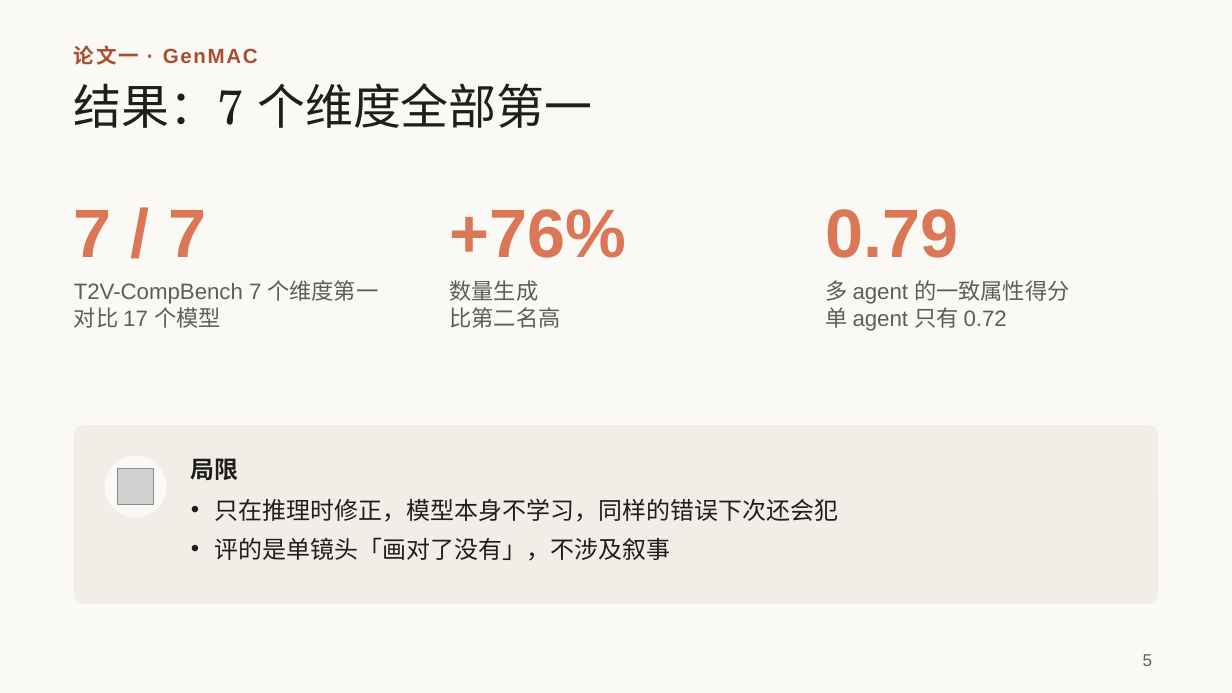
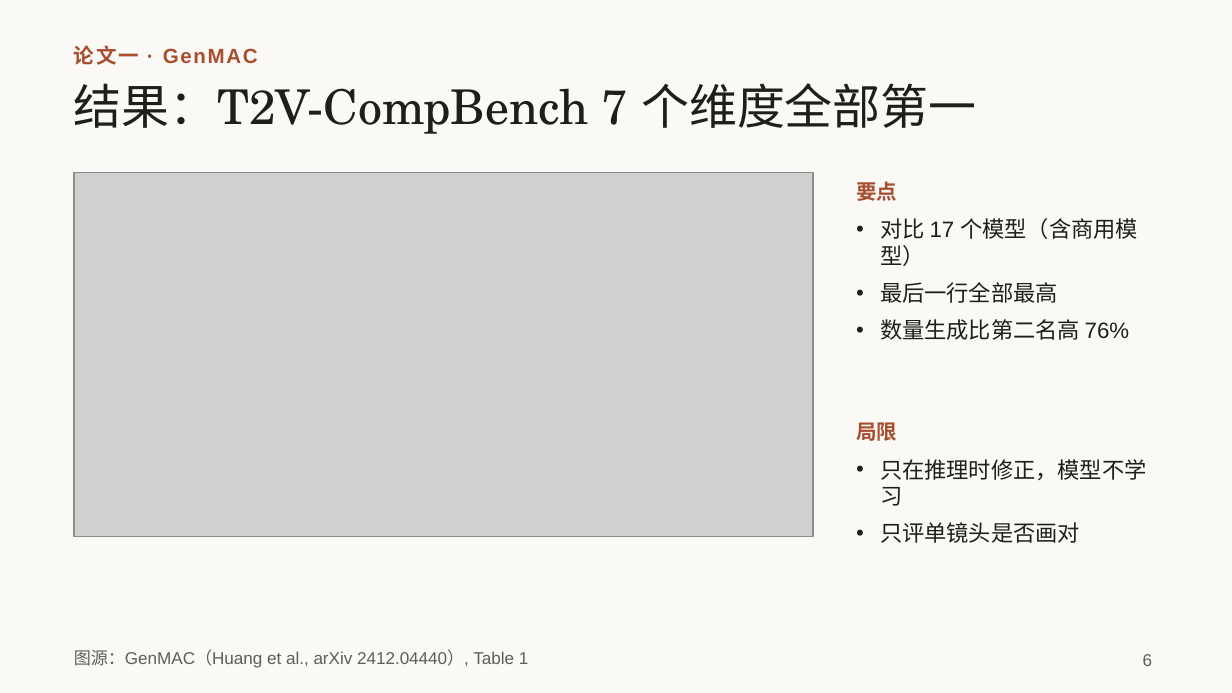
Before and after one commit to irving-2222/ICML, a slide deck: slide 6 of talk/研究分享_从多智能体协作到自进化.pptx (slide 5 before the commit). Drawn at 1232x693 pixels with LibreOffice and Linux fonts; fonts in the diff are those of the drawing; grey boxes stand for pictures. Boxes give left, top, right and bottom in pixels: in the first picture for what was removed or moved away, otherwise in the second. Text is boxed around its words. In the diff, an @@ line names an element or a change of style, - is before the commit and + after.

```diff
--- a/talk/研究分享_从多智能体协作到自进化.pptx
+++ b/talk/研究分享_从多智能体协作到自进化.pptx
@@ title at box(74, 83, 976, 134): text changed @@
-结果：7 个维度全部第一
+结果：T2V-CompBench 7 个维度全部第一
@@ picture added at box(74, 172, 813, 536) @@
@@ text removed at box(450, 209, 627, 258) @@
-+76%
@@ text removed at box(825, 209, 958, 258) @@
-0.79
@@ text added at box(856, 181, 897, 201), 12 pt, text #A84E2F, bold @@
+要点
@@ text removed at box(74, 210, 207, 257) @@
-7 / 7
@@ text added at box(880, 218, 1138, 340), 13 pt, text #1F1E1D @@
+• 对比 17 个模型（含商用模型）
+• 最后一行全部最高
+• 数量生成比第二名高 76%
@@ text removed at box(74, 280, 378, 328) @@
-T2V-CompBench 7 个维度第一
-对比 17 个模型
@@ text removed at box(450, 280, 561, 328) @@
-数量生成
-比第二名高
@@ text removed at box(825, 280, 1069, 331) @@
-多 agent 的一致属性得分
-单 agent 只有 0.72
@@ text "局限": place and size @@
-text "局限" at box(191, 458, 239, 480)
+text "局限" at box(856, 422, 897, 441)
@@ text "局限" at box(856, 422, 897, 441): size 14 to 12 pt, text colour #1F1E1D to #A84E2F @@
@@ rounded rectangle removed at box(74, 425, 1158, 604) @@
@@ ellipse removed at box(105, 456, 166, 517) @@
@@ picture removed at box(117, 469, 153, 505) @@
@@ text at box(880, 459, 1146, 543): text changed; size 14 to 13 pt @@
-• 只在推理时修正，模型本身不学习，同样的错误下次还会犯
-• 评的是单镜头「画对了没有」，不涉及叙事
+• 只在推理时修正，模型不学习
+• 只评单镜头是否画对
@@ text added at box(74, 649, 529, 668), 10 pt, text #5E5D59 @@
+图源：GenMAC（Huang et al., arXiv 2412.04440）, Table 1
@@ page number at box(1143, 654, 1153, 666): text changed @@
-5
+6
```
Also in this commit, not shown: 2 other slides changed, 7 slides added, 6 slides removed.
